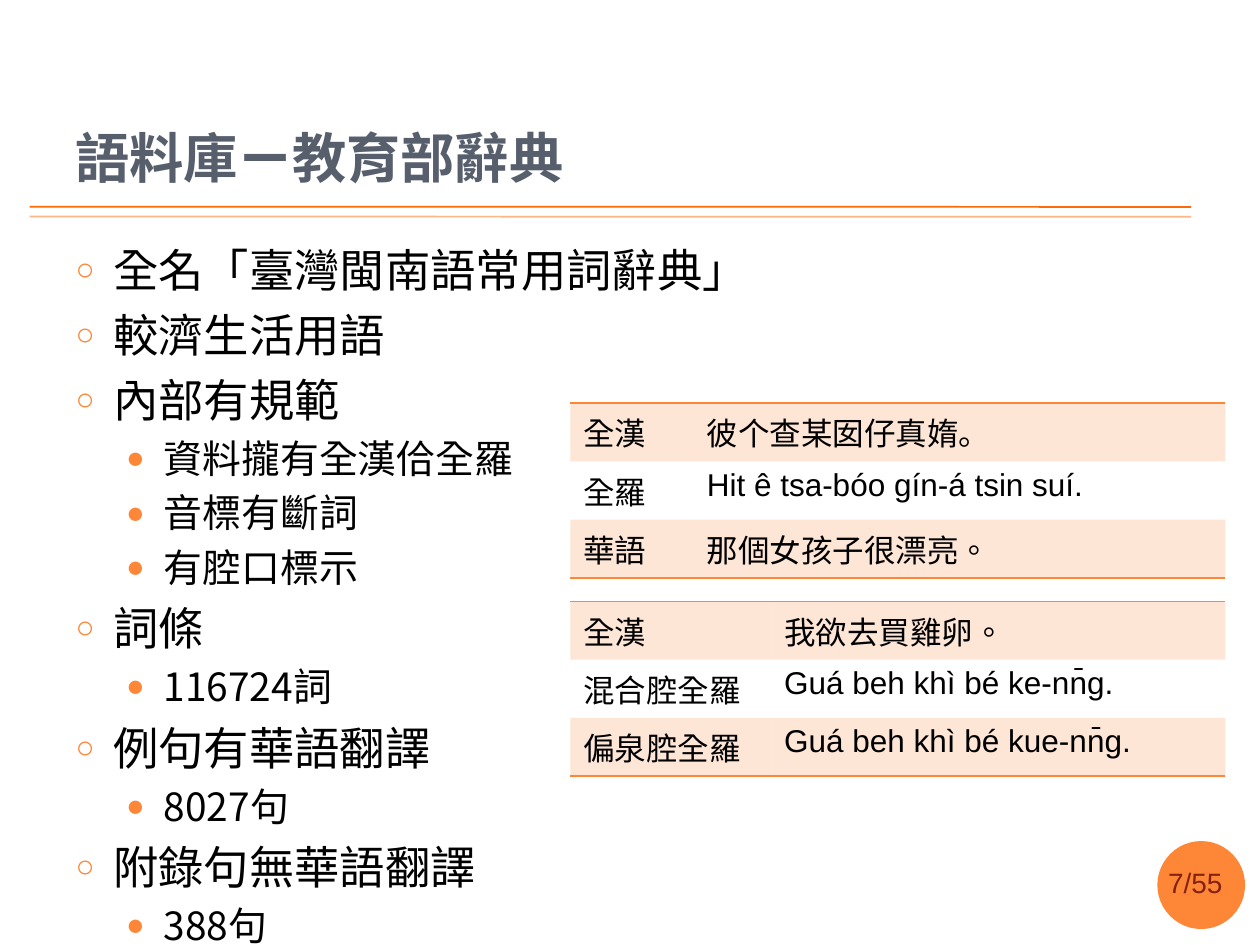
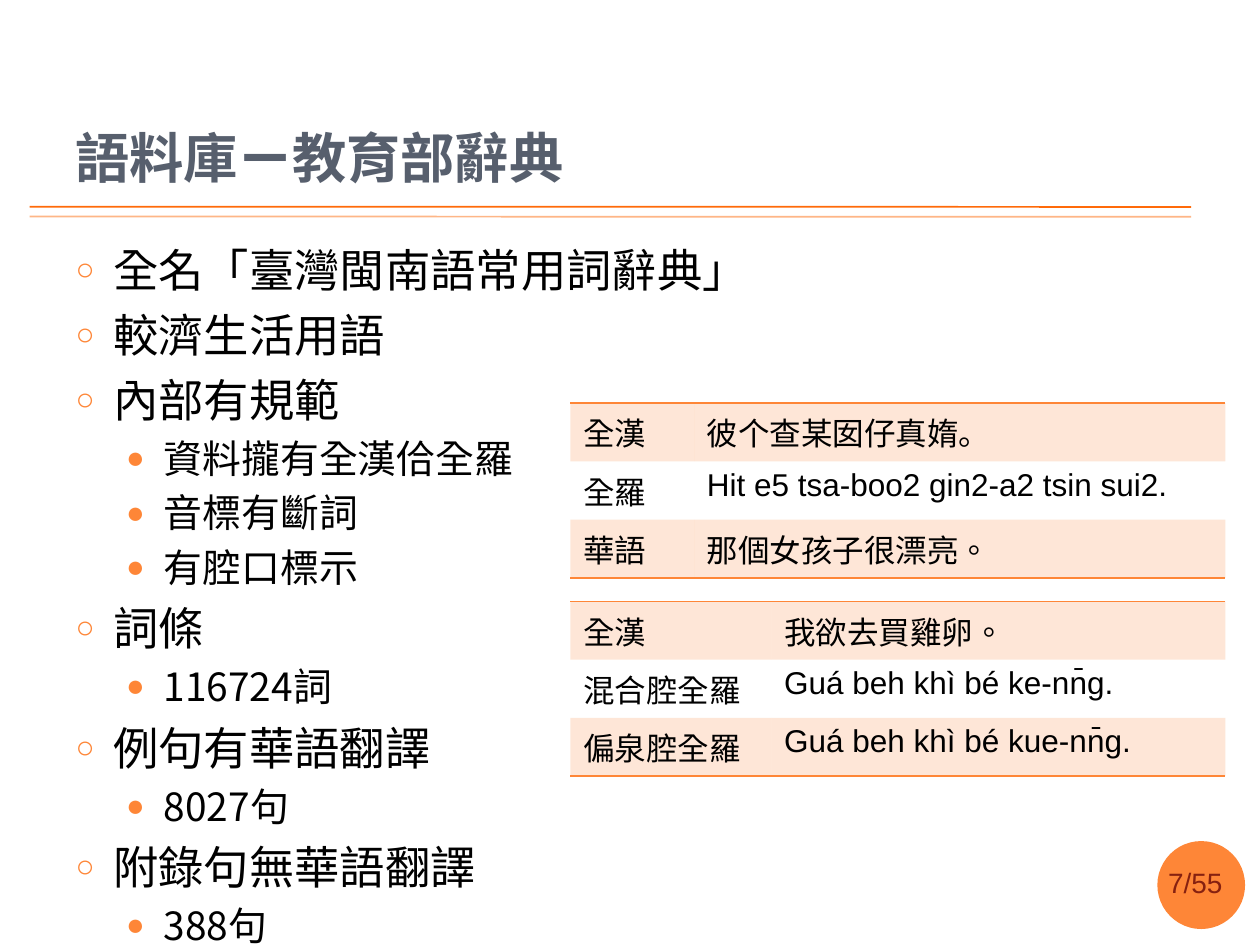
Before and after one commit to sih4sing5hong5/po3-ko3_tau5-iann2-phinn3, a slide deck: slide 7 of 翻譯報告.pptx. Drawn at 1260x945 pixels with LibreOffice and Linux fonts; fonts in the diff are those of the drawing; background and template pictures are left out. Boxes give left, top, right and bottom in pixels: in the first picture for what was removed or moved away, otherwise in the second. Text is boxed around its words. In the diff, an @@ line names an element or a change of style, - is before the commit and + after.

```diff
--- a/翻譯報告.pptx
+++ b/翻譯報告.pptx
@@ table at (571,403,1226,569) @@
-row 2, column 2: Hit ê tsa-bóo gín-á tsin suí.
+row 2, column 2: Hit e5 tsa-boo2 gin2-a2 tsin sui2.
```
Also in this commit, not shown: 28 other slides changed, 2 slides added, 1 slide removed.
